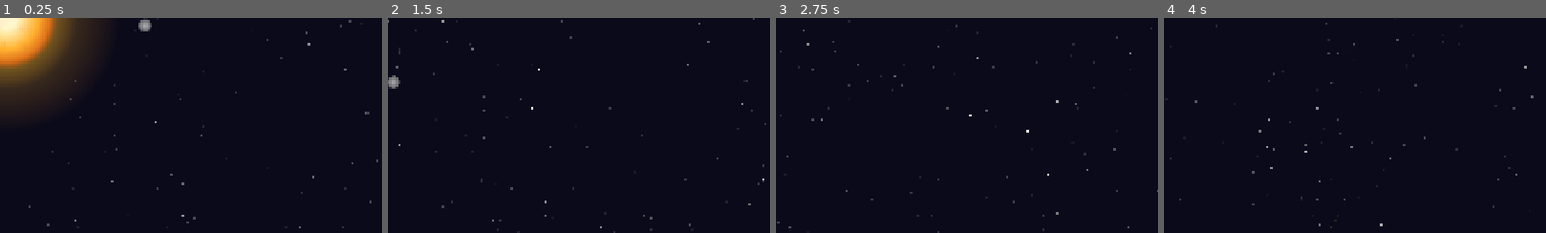
Above: before the commit, frames 1-4 (left to right).
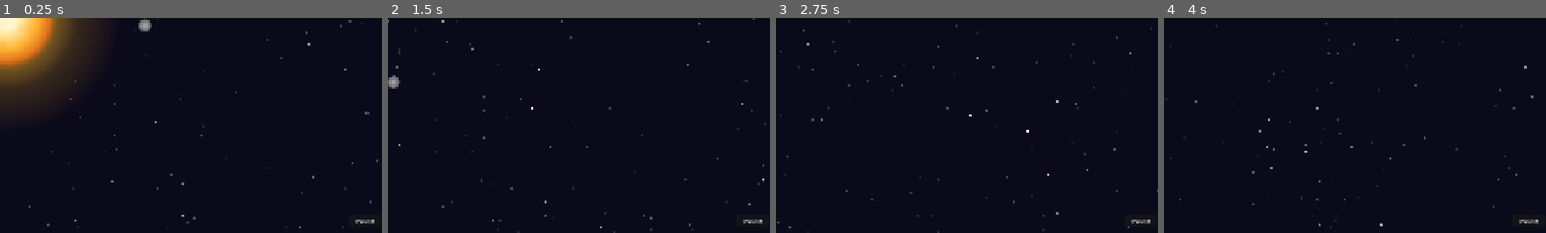
Above: after the commit, the same moments.

Repository: avantgardian/godot-space-idle
Game: Godot game, scene res://scenes/main.tscn
The game is run twice, just before and just after one commit, with the same random seed, the same clock (stepped at 60 frames per second) and the same inputs.
Inputs (mouse positions are % of the whole screen's width and height, from its top left):
- Up to frame 1 (0.25 s): no input
- Up to frame 2 (1.5 s): tap Enter at 0.5 s; move the mouse to (72, 45) at 0.52 s; hold Right (ui_right) 0.53-1.25 s; tap L at 0.6 s; click (72, 45) at 0.67 s; drag from (30, 55) to (45, 70) at 1.27 s
- Up to frame 3 (2.75 s): move the mouse to (60, 28) at 2.02 s; hold Right (ui_right) from 2.03 s (still down); tap L at 2.1 s; click (60, 28) at 2.17 s
- Up to frame 4 (4 s): release Right (ui_right) at 2.75 s; drag from (45, 70) to (20, 35) at 2.77 s; move the mouse to (80, 65) at 3.52 s; hold Left (ui_left) from 3.53 s (still down); tap L at 3.6 s; click (80, 65) at 3.67 s
The pictures show only the part of the screen within x 49-99%, y 50-100%; the shares and areas given below are measured in that part.

The runs differ from the first frame. In frame 1, less than 0.1% of the frame differs, in the area x 93-98%, y 93-96%; in frame 2, less than 0.1%; in frame 3, less than 0.1%; in frame 4, less than 0.1%.

Commit message:
Add pause button (bottom-right) with pause overlay and toggle

Diff:
--- a/scripts/main.gd
+++ b/scripts/main.gd
@@ -66,6 +66,42 @@
 		p.initial_mass = p.node.mass
 		p.destroyed_by = ""
 	_setup_planet_mass_ui()
+	_setup_pause_button()
+
+func _setup_pause_button():
+	var btn := Button.new()
+	btn.name = "PauseButton"
+	btn.anchor_left = 1.0
+	btn.anchor_top = 1.0
+	btn.anchor_right = 1.0
+	btn.anchor_bottom = 1.0
+	btn.offset_left = -96.0
+	btn.offset_top = -46.0
+	btn.offset_right = -16.0
+	btn.offset_bottom = -16.0
+	btn.text = "Pause"
+	btn.pressed.connect(_toggle_pause)
+	btn.process_mode = Node.PROCESS_MODE_WHEN_PAUSED
+	$UI.add_child(btn)
+
+	var overlay := ColorRect.new()
+	overlay.name = "PauseOverlay"
+	overlay.anchor_left = 0.0
+	overlay.anchor_top = 0.0
+	overlay.anchor_right = 1.0
+	overlay.anchor_bottom = 1.0
+	overlay.color = Color(0.0, 0.0, 0.0, 0.3)
+	overlay.mouse_filter = Control.MOUSE_FILTER_IGNORE
+	overlay.hide()
+	$UI.add_child(overlay)
+
+func _toggle_pause():
+	var tree := get_tree()
+	tree.paused = not tree.paused
+	var btn := $UI/PauseButton as Button
+	btn.text = "Play" if tree.paused else "Pause"
+	var overlay := $UI/PauseOverlay as ColorRect
+	overlay.visible = tree.paused
 
 func _setup_planet_mass_ui():
 	_planet_mass_labels = []
